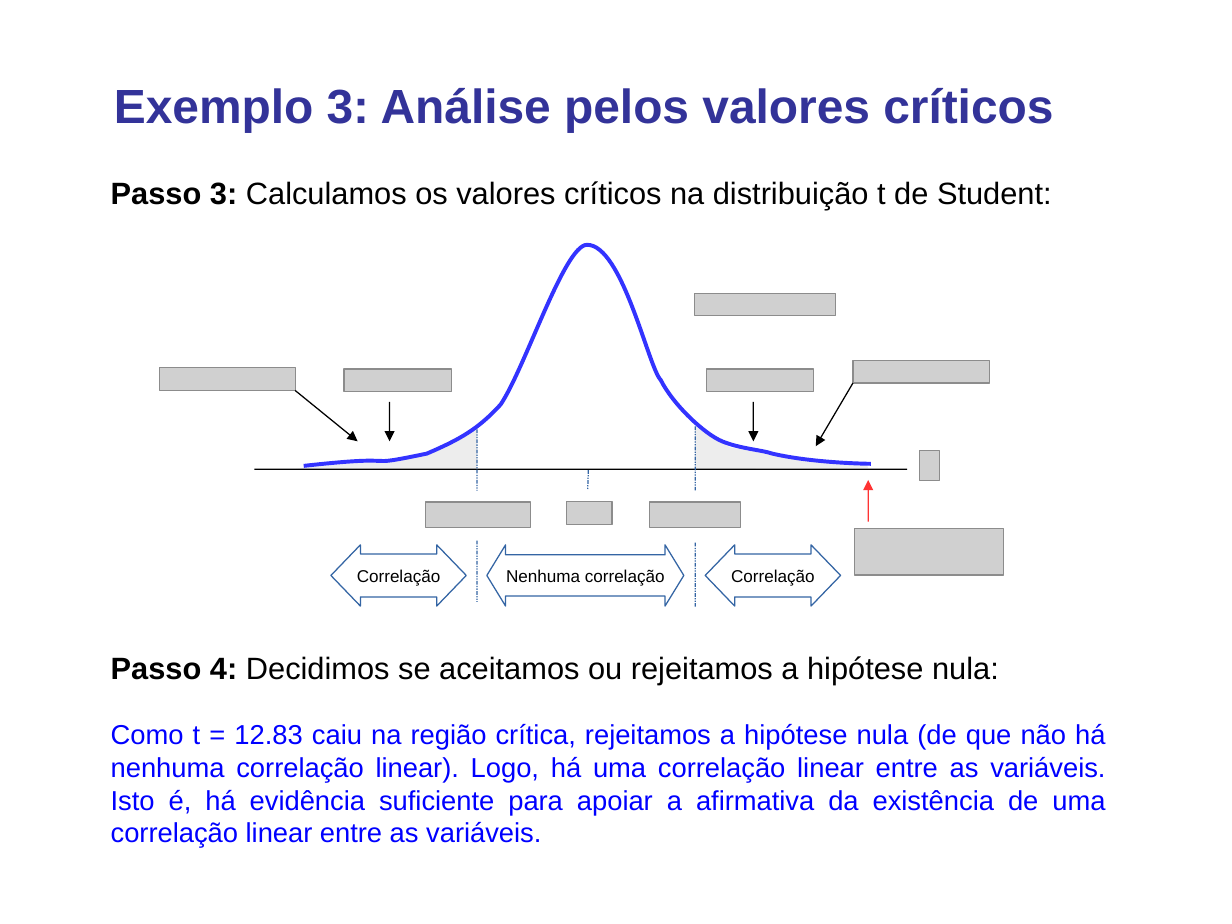
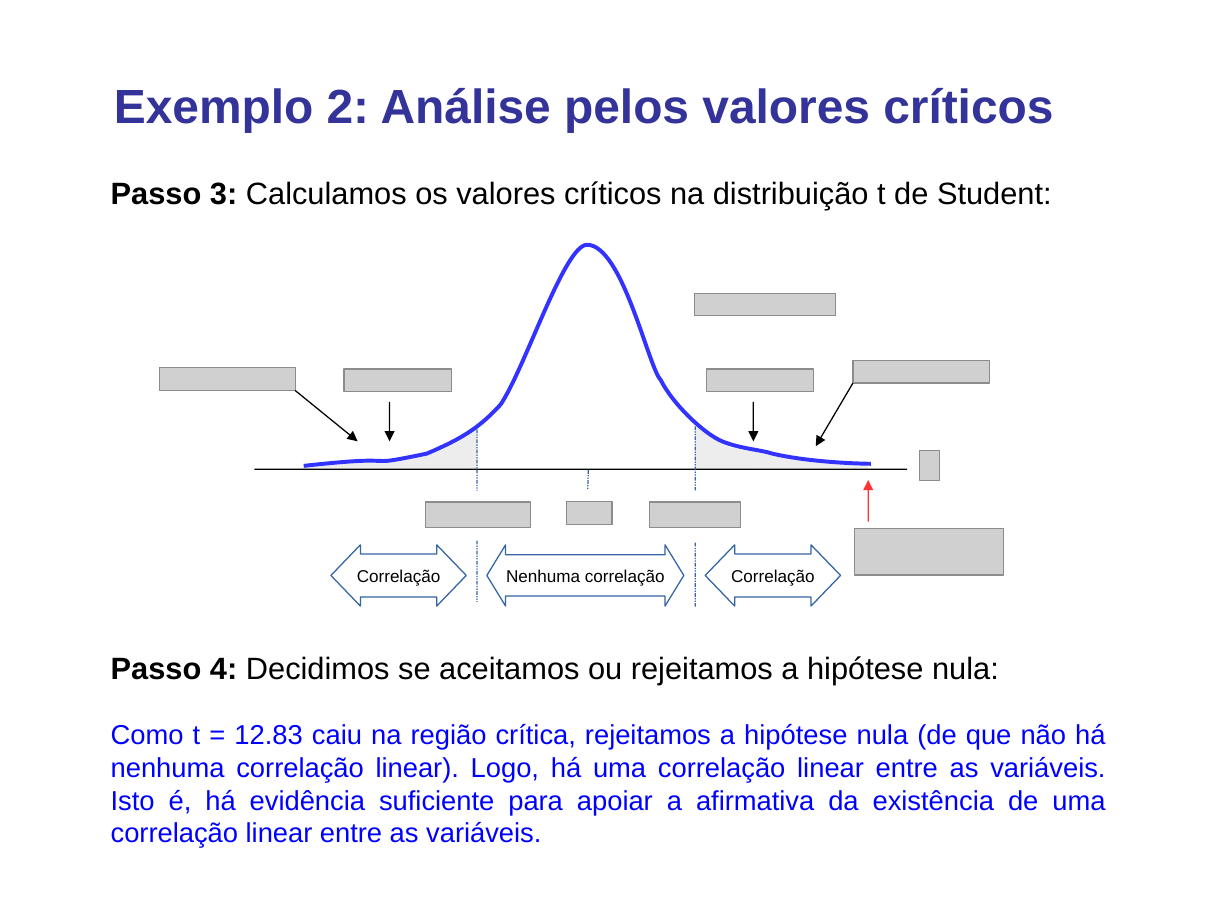
Before and after one commit to lansaviniec/estatistica, a slide deck: slide 14 of 10 correlacao_regressao.ppt. Drawn at 1232x924 pixels with LibreOffice and Linux fonts; fonts in the diff are those of the drawing; grey boxes stand for pictures. Boxes give left, top, right and bottom in pixels: in the first picture for what was removed or moved away, otherwise in the second. Text is boxed around its words. In the diff, an @@ line names an element or a change of style, - is before the commit and + after.

```diff
--- a/10 correlacao_regressao.ppt
+++ b/10 correlacao_regressao.ppt
@@ text at <box>114,88,1053,132</box>: text changed @@
-Exemplo 3: Análise pelos valores críticos
+Exemplo 2: Análise pelos valores críticos
```
Also in this commit, not shown: 2 other slides changed, 12 slides added, 1 other file.
